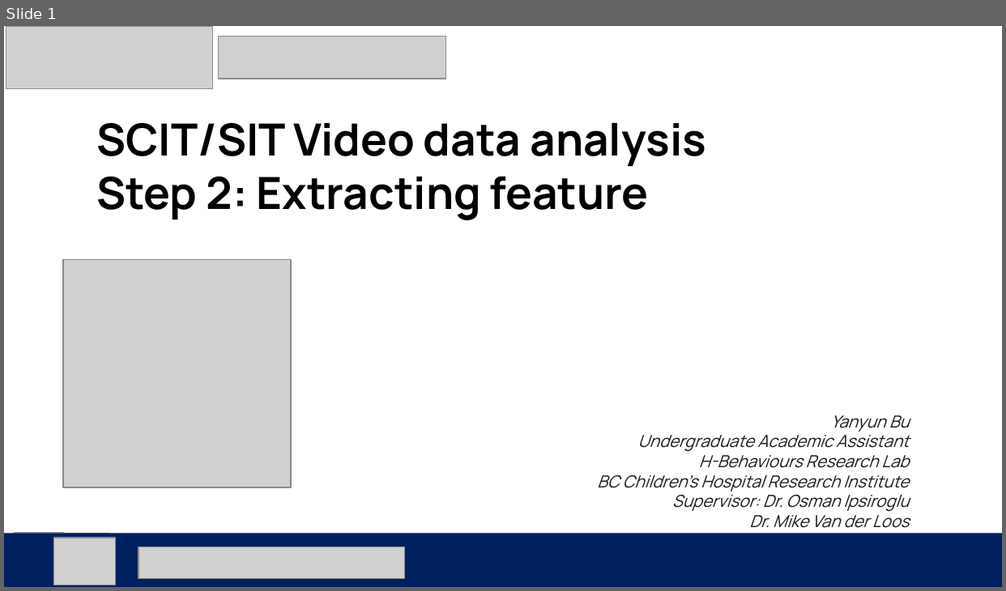
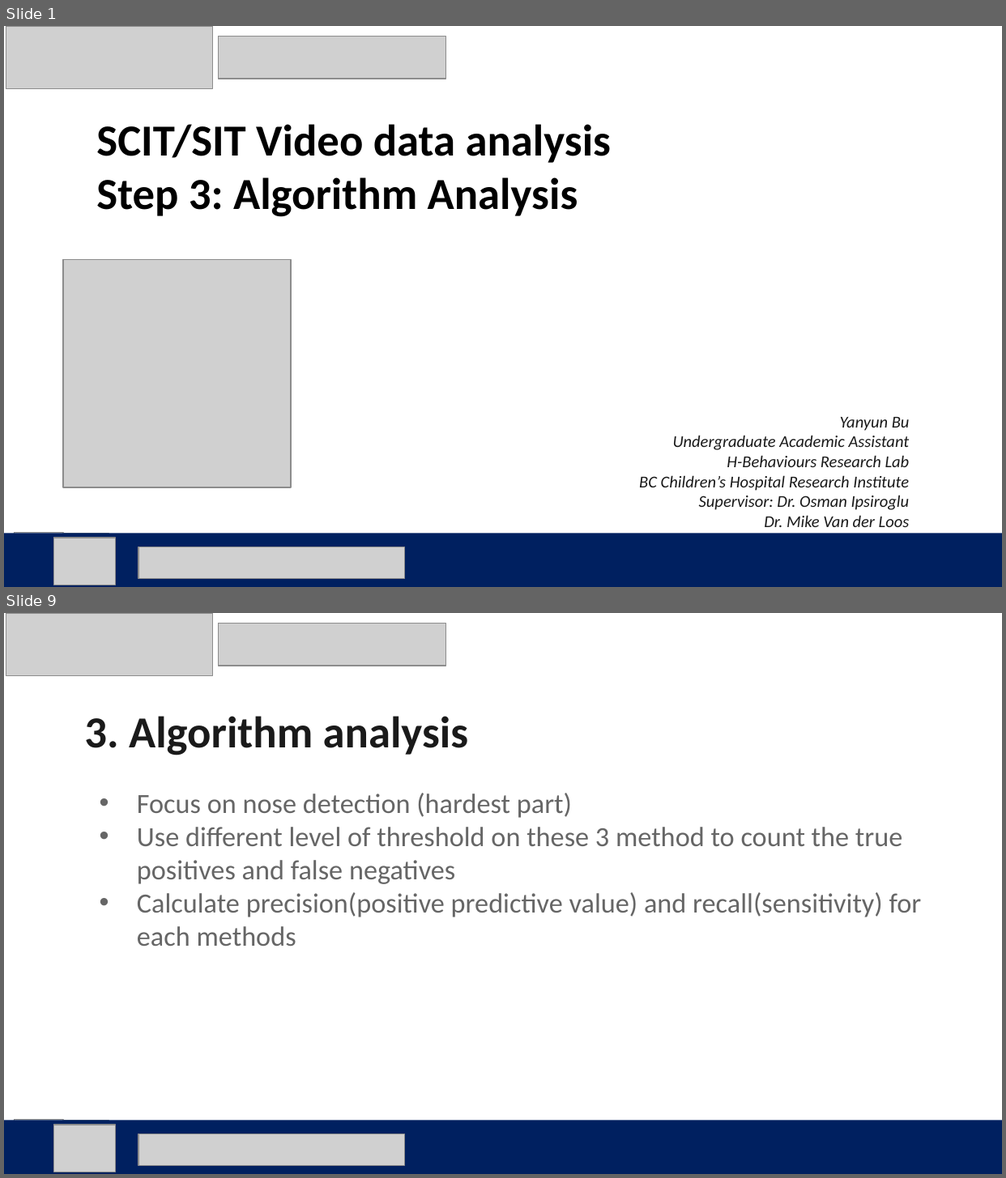
Before and after one commit to buyanyun/video-analysis-testing, a slide deck: step3_analysis.pptx. Shown one above the other, each under a label of ours: slide 1 before the commit, slides 1 and 9 after it; the slides between them are not shown. The pictures are 1006x591 and 1006x1178 pixels, drawn with LibreOffice and Linux fonts; fonts in the diff are those of the drawing; grey boxes stand for pictures. Boxes give left, top, right and bottom in pixels: in the first picture for what was removed or moved away, otherwise in the second. Text is boxed around its words. In the diff, an @@ line names an element or a change of style, - is before the commit and + after.

Commit message:
update ppt and figure

```diff
--- a/step3_analysis.pptx
+++ b/step3_analysis.pptx
@@ slide 9 added at (4,613,1002,1174), background #FFFFFF @@
@@ picture added at (6,613,212,676) @@
@@ picture added at (219,623,446,666) @@
@@ text added at (84,716,468,756), 32 pt, text #1A1A1A, bold @@
+3. Algorithm analysis
@@ text added at (137,793,922,946), 20 pt, text #666666 @@
+          • Focus on nose detection (hardest part)
+          • Use different level of threshold on these 3 method to count the true positives and false negatives
+          • Calculate precision(positive predictive value) and recall(sensitivity) for each methods
@@ rectangle added at (4,1120,1002,1174), fill #002060 @@
@@ picture added at (14,1120,63,1169) @@
@@ picture added at (46,1120,108,1174) @@
@@ picture added at (54,1125,116,1172) @@
@@ picture added at (138,1135,405,1166) @@
@@ slide 1 changed as well @@
@@ text at (96,124,910,527): font Manrope to Calibri in "SCIT/SIT Video data analysis", "Yanyun Bu", "Undergraduate Academic Assistant", "H-Behaviours Research Lab" and 3 more places @@
@@ text at (96,177,578,217): text changed; font Manrope to Calibri @@
-Step 2: Extracting feature
+Step 3: Algorithm Analysis
```
Also in this commit, not shown: 5 other slides changed, 7 other slides added, 14 slides removed, 2 other files.
